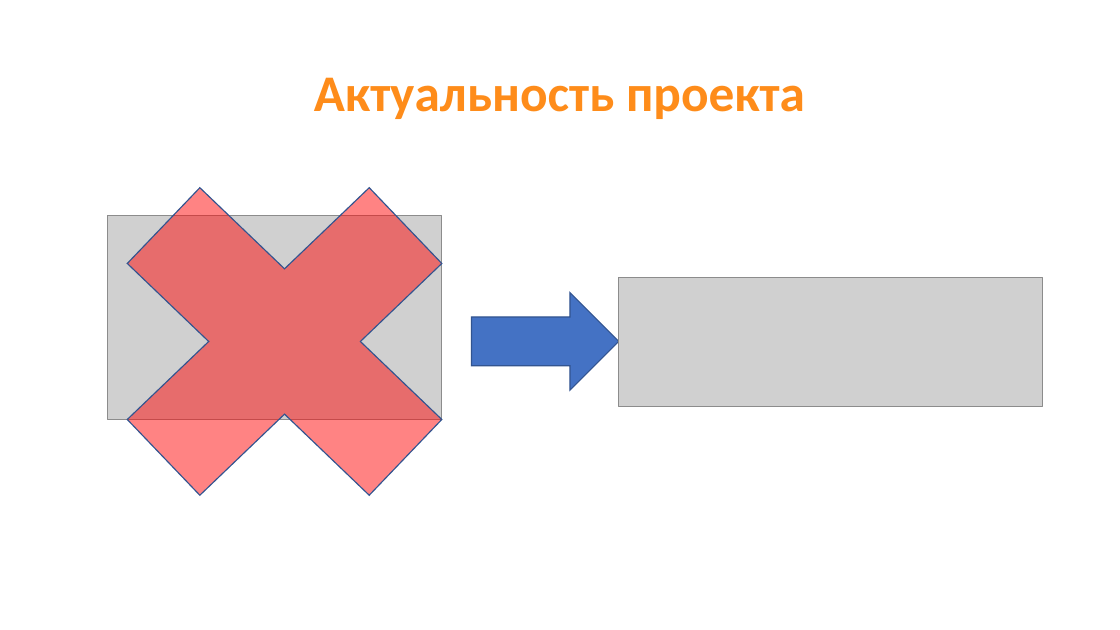
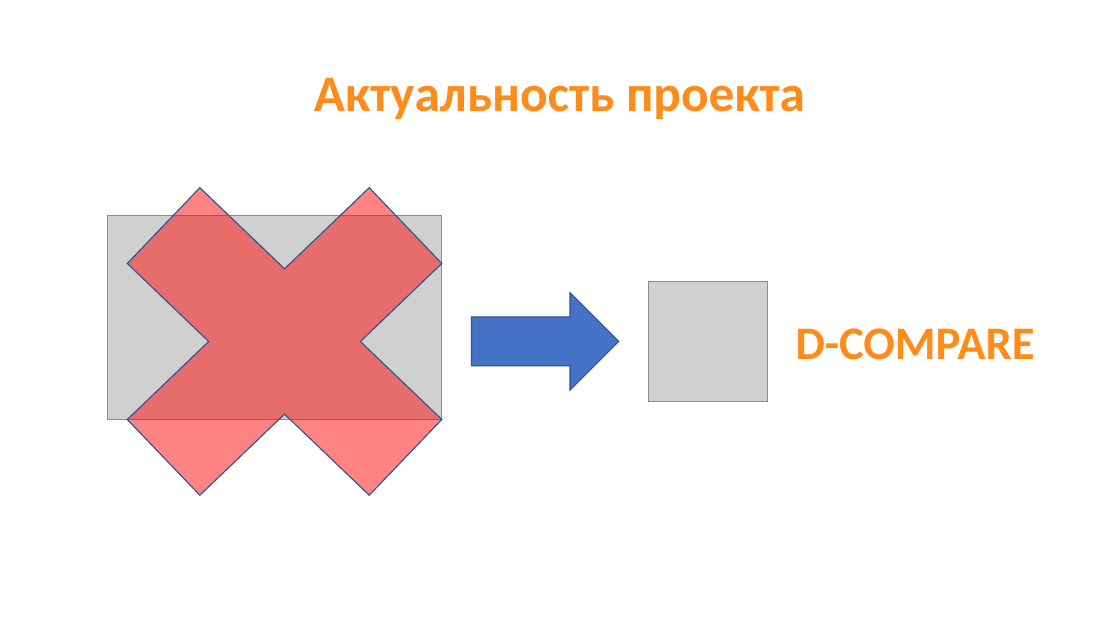
Before and after one commit to aaalace/D-Compare, a slide deck: slide 3 of DOCS/D-COMPARE.pptx. Drawn at 1120x630 pixels with LibreOffice and Linux fonts; fonts in the diff are those of the drawing; grey boxes stand for pictures. Boxes give left, top, right and bottom in pixels: in the first picture for what was removed or moved away, otherwise in the second. Text is boxed around its words. In the diff, an @@ line names an element or a change of style, - is before the commit and + after.

```diff
--- a/DOCS/D-COMPARE.pptx
+++ b/DOCS/D-COMPARE.pptx
@@ picture removed at (619,277,1044,407) @@
@@ picture added at (649,281,768,401) @@
@@ text added at (796,328,1035,360), 40 pt, text #FE8C1A, bold @@
+D-COMPARE
```
Also in this commit, not shown: 3 other slides changed, 1 slide removed, 2 other files.
